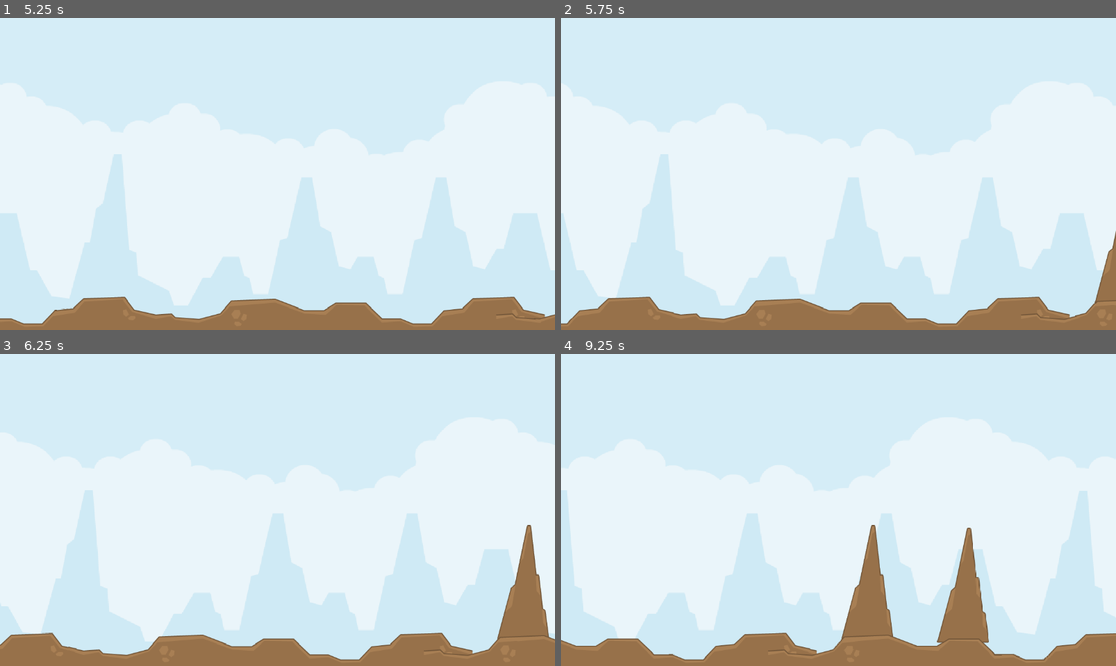
Above: before the commit, frames 1-4 (two rows, left to right).
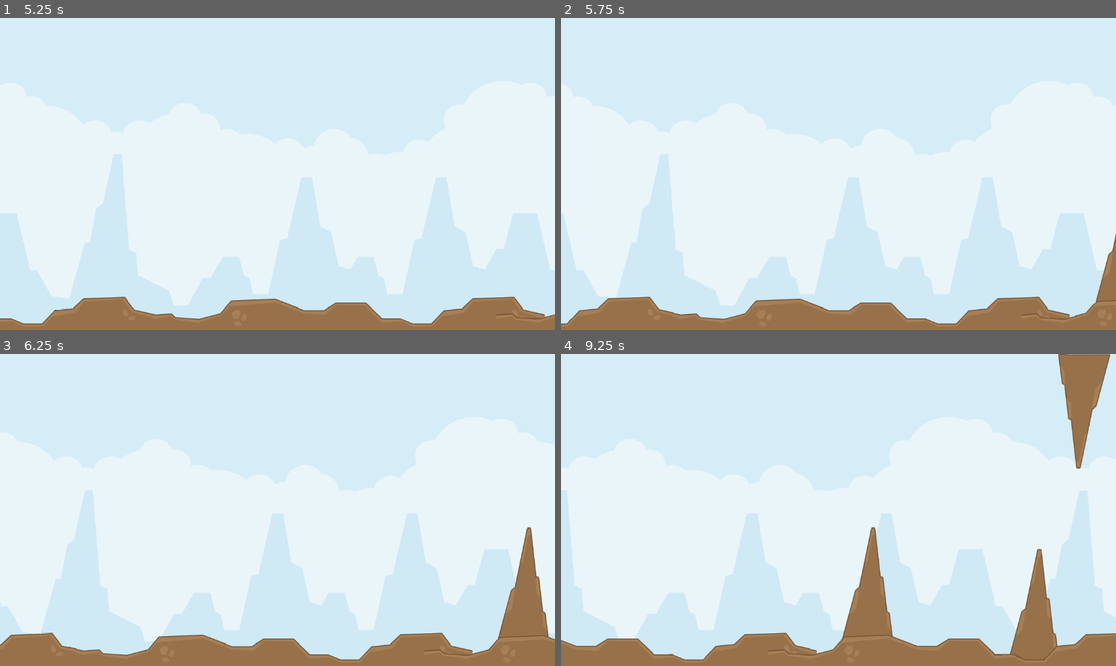
Above: after the commit, the same moments.

Repository: AllanSechrist/FlappyPlane
Game: Godot game, scene res://scenes/sandbox.tscn
Same seed, same stepped clock (60 frames per second), same inputs: the game is played once before the commit and once after it. The project has no main scene, so this scene is started directly.
Inputs (mouse positions are in pixels of both pictures, inside the frame that each line leads up to):
- Up to frame 1 (5.25 s): move the mouse to (399, 158) at 0.52 s; click (399, 158) at 0.6 s; move the mouse to (166, 189) at 1.27 s; click (166, 189) at 1.35 s; move the mouse to (333, 105) at 2.02 s; click (333, 105) at 2.1 s; move the mouse to (249, 236) at 2.77 s; click (249, 236) at 2.85 s; move the mouse to (444, 220) at 3.52 s; click (444, 220) at 3.6 s; move the mouse to (111, 127) at 4.27 s; click (111, 127) at 4.35 s; move the mouse to (305, 174) at 5.02 s; click (305, 174) at 5.1 s
- Up to frame 2 (5.75 s): no input
- Up to frame 3 (6.25 s): move the mouse to (194, 432) at 5.77 s; click (194, 432) at 5.85 s
- Up to frame 4 (9.25 s): move the mouse to (960, 494) at 6.52 s; click (960, 494) at 6.6 s; move the mouse to (727, 525) at 7.27 s; click (727, 525) at 7.35 s; move the mouse to (894, 441) at 8.02 s; click (894, 441) at 8.1 s; move the mouse to (810, 572) at 8.77 s; click (810, 572) at 8.85 s

Frame 1 is identical in both runs. In frame 2, less than 0.1% of the frame differs, in the area x 96-100%, y 68-92%; in frame 3, 0.2%; in frame 4, 5.3%, in the area x 50-99%, y 0-98%.

Commit message:
add top rocks to game.

Diff:
--- a/scenes/ground/ground.tscn
+++ b/scenes/ground/ground.tscn
@@ -15,13 +15,7 @@
 [node name="SpawnPoints" type="Node2D" parent="." unique_id=534728950]
 
 [node name="RockSpawnPoint" type="Marker2D" parent="SpawnPoints" unique_id=1969494535]
-position = Vector2(-198, -21)
-
-[node name="RockSpawnPoint2" type="Marker2D" parent="SpawnPoints" unique_id=1201252675]
-position = Vector2(0, -15)
+position = Vector2(-198, -16)
 
 [node name="RockSpawnPoint3" type="Marker2D" parent="SpawnPoints" unique_id=1898322258]
-position = Vector2(146, 25)
-
-[node name="RockSpawnPoint4" type="Marker2D" parent="SpawnPoints" unique_id=370263853]
-position = Vector2(299, -25)
+position = Vector2(147, 29)
--- a/scenes/rock/rock_spawner.gd
+++ b/scenes/rock/rock_spawner.gd
@@ -1,8 +1,9 @@
-extends Node
+extends Node2D
 class_name RockSpawner
 
 @export var rock_scene: PackedScene
 @export var number_of_rocks := 2
+@export var rock_distance := 450.0
 
 var rocks: int
 
@@ -14,15 +15,22 @@
 
 func _on_ground_request_rock(ground: Ground) -> void:
 	print("ground.position.x seen by spawner = ", ground.position.x)
+	var screen_size := get_viewport_rect().size
 	for i in range(number_of_rocks):
 		var spawn_point = ground.rock_spawn_points[i]
-		var rock := rock_scene.instantiate()
-		rock.global_position = spawn_point.global_position
-		print(spawn_point.global_position)
-		rock.speed = ground.speed
-		rock.despawn.connect(_on_rock_despawn)
-		add_child.call_deferred(rock)
-		rocks += 1
+		var rock_bottom := rock_scene.instantiate()
+		var rock_top := rock_scene.instantiate()
+		rock_bottom.global_position = spawn_point.global_position
+		rock_bottom.speed = ground.speed
+		rock_bottom.despawn.connect(_on_rock_despawn)
+
+		rock_top.rotation_degrees = 180.0
+		rock_top.global_position = Vector2(spawn_point.global_position.x + rock_distance, 0)
+		rock_top.speed = ground.speed
+		rock_top.despawn.connect(_on_rock_despawn)
+		add_child.call_deferred(rock_bottom)
+		add_child.call_deferred(rock_top)
+		rocks += 2
 
 func _on_rock_despawn(rock: Rock) -> void:
 	rocks -= 1
--- a/scenes/rock/rock_spawner.tscn
+++ b/scenes/rock/rock_spawner.tscn
@@ -2,5 +2,5 @@
 
 [ext_resource type="Script" uid="uid://dqikqc85kjyc7" path="res://scenes/rock/rock_spawner.gd" id="1_6md55"]
 
-[node name="RockSpawner" type="Node" unique_id=205191740]
+[node name="RockSpawner" type="Node2D" unique_id=2140543481]
 script = ExtResource("1_6md55")
